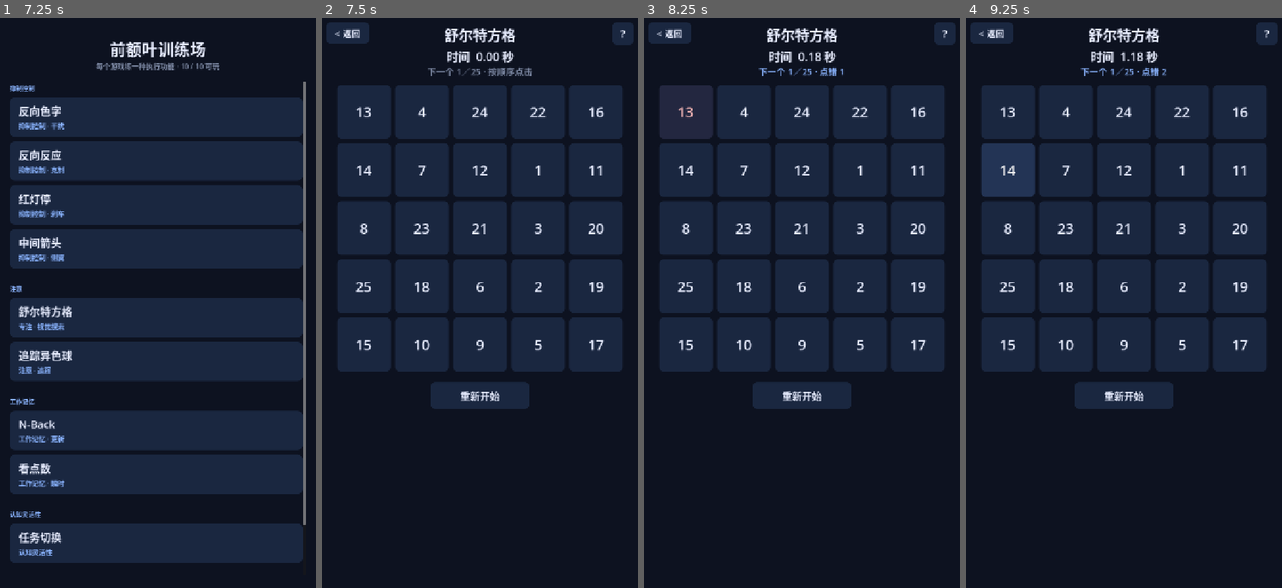
Above: before the commit, frames 1-4 (left to right).
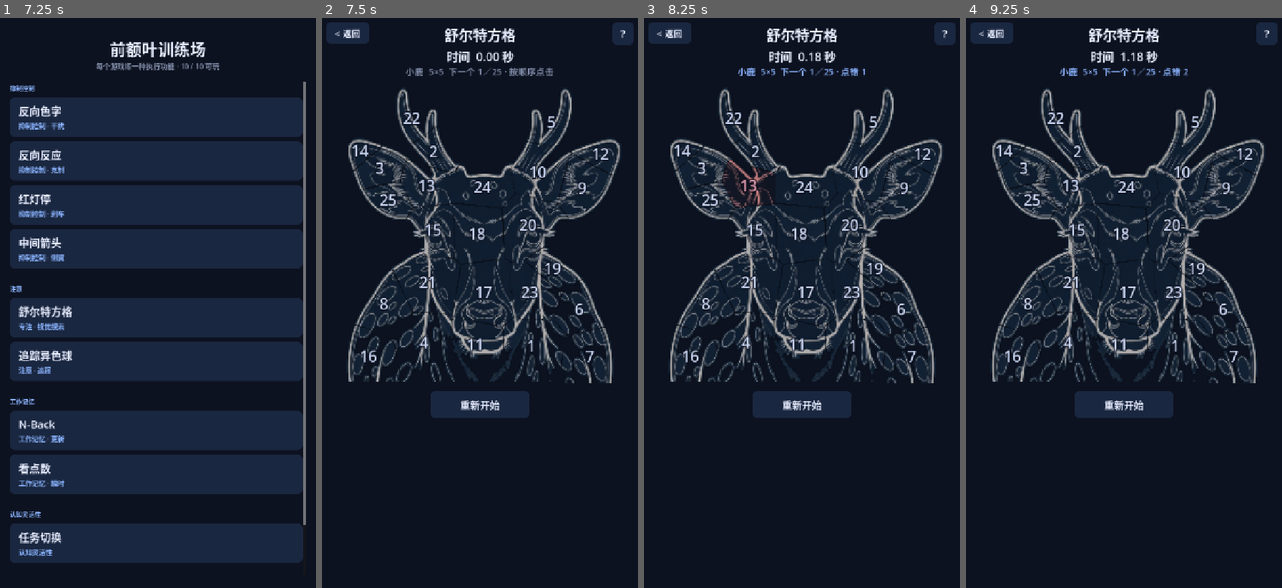
Above: after the commit, the same moments.

Repository: JeffGu98/PrefrontalCortexGame
Game: Godot game, scene res://scenes/Hub.tscn
Same seed, same stepped clock (60 frames per second), same inputs: the game is played once before the commit and once after it.
Inputs (mouse positions are in pixels of both pictures, inside the frame that each line leads up to):
- Up to frame 1 (7.25 s): click (154, 114) at 0.52 s; click "简单" at 1.25 s; click "< 返回" at 2 s; click (154, 160) at 2.77 s; click "< 返回" at 3.5 s; click (154, 206) at 4.27 s; click "< 返回" at 5 s; click (154, 246) at 5.77 s; click "< 返回" at 6.5 s
- Up to frame 2 (7.5 s): click (476, 320) at 7.27 s
- Up to frame 3 (8.25 s): click "13" at 8 s
- Up to frame 4 (9.25 s): click "14" at 8.75 s

Frame 1 is identical in both runs. In frame 2, 28% of the frame differs, in the area x 4-96%, y 8-71%; in frame 3, 29%; in frame 4, 29%.

Commit message:
Add Schulte animal-piece boards and ship 1.1.8.
舒尔特方格改为 5×5→6×6→7×7，每盘抽一张动物线图，沿外轮廓切成不规则块，数字叠在块上，点对揭开。本地记住档位，再进可选继续最新一档或从 5×5 重来。反向色字点选项回弹后清掉按下发灰态，避免手机上卡灰。

Diff:
--- a/project.godot
+++ b/project.godot
@@ -11,7 +11,7 @@
 [application]
 
 config/name="前额叶训练场"
-config/version="1.1.7"
+config/version="1.1.8"
 run/main_scene="res://scenes/Hub.tscn"
 config/features=PackedStringArray("4.7", "Mobile")
 config/icon="res://icon.png"
--- a/scripts/Schulte.gd
+++ b/scripts/Schulte.gd
@@ -1,27 +1,52 @@
 extends "res://scripts/GameBase.gd"
-## 舒尔特方格：5×5 网格随机 1–25，按顺序点，越快越好。
-
-
-const GRID_SIZE := 5
-const CELL_COUNT := GRID_SIZE * GRID_SIZE
+## 舒尔特方格：动物线图沿轮廓切成不规则块，数字叠在块上。
+
+
+const MIN_SIZE := 5
+const MAX_SIZE := 7
 const BEST_PATH := "user://schulte_best.cfg"
-const GAP := 10.0
-const CELL_MAX := 120.0
-const CELL_MIN := 56.0
 const HUD_TOP := 156.0
-const SIDE_MARGIN := 36.0
+const SIDE_MARGIN := 28.0
 const BOTTOM_RESERVE := 108.0
 const RESTART_W := 220.0
 const RESTART_H := 60.0
-
+const NEXT_BOARD_GAP := 0.7
+const MASK_SIZE := 240
+const CRACK := 1.6
+const BG := Color("#0d1220")
+const LINE := Color("#f3ead2")
+const ANIMALS := [
+	{"id": "cat", "name": "猫", "path": "res://assets/schulte/cat.png"},
+	{"id": "dog", "name": "狗", "path": "res://assets/schulte/dog.png"},
+	{"id": "fox", "name": "狐狸", "path": "res://assets/schulte/fox.png"},
+	{"id": "panda", "name": "熊猫", "path": "res://assets/schulte/panda.png"},
+	{"id": "elephant", "name": "大象", "path": "res://assets/schulte/elephant.png"},
+	{"id": "owl", "name": "猫头鹰", "path": "res://assets/schulte/owl.png"},
+	{"id": "tiger", "name": "老虎", "path": "res://assets/schulte/tiger.png"},
+	{"id": "rabbit", "name": "兔子", "path": "res://assets/schulte/rabbit.png"},
+	{"id": "penguin", "name": "企鹅", "path": "res://assets/schulte/penguin.png"},
+	{"id": "deer", "name": "小鹿", "path": "res://assets/schulte/deer.png"},
+]
+
+enum Phase { GATE, PLAY }
+
+var phase := Phase.PLAY
+var grid_size := MIN_SIZE
+var latest_size := MIN_SIZE
 var next_number := 1
 var started := false
 var elapsed := 0.0
 var finished := false
 var mistakes := 0
-var best_time := -1.0
-
-var grid: GridContainer
+var board_id := 0
+var best_times := {5: -1.0, 6: -1.0, 7: -1.0}
+var last_animal_id := ""
+var animal_id := ""
+var animal_name := ""
+var animal_img: Image
+var piece_info: Array = []
+
+var board: Control
 var time_label: Label
 var status_label: Label
 var restart_button: Button
@@ -30,16 +55,19 @@
 
 func _init() -> void:
 	title_text = "舒尔特方格"
-	help_text = "5×5 格子里随机排着 1 到 25。从 1 开始按顺序点，越快越好。\n点错会闪红并计入失误，但不用从头来。\n第一次点击开始计时，点完 25 看用时。"
+	help_text = "每盘抽一张动物线图，沿外轮廓切成不规则小块，数字叠在块上。从 1 开始按顺序点，越快越好。点对揭开这块，点错闪红但不重来。第一次点击开始计时。\n点完 5×5 会上 6×6，再上 7×7，换一张新图。块的位置不会在中途乱动。\n做到哪一档会记住。再进时选继续最新一档，或从 5×5 重来。"
 
 
 func _build_game() -> void:
 	_load_best()
 	_build_hud()
-	_build_grid()
+	_build_board()
 	_build_restart_button()
 	_layout_board()
-	_start_new()
+	if latest_size > MIN_SIZE:
+		_show_gate()
+	else:
+		_start_board(MIN_SIZE)
 
 
 func _build_hud() -> void:
@@ -58,21 +86,10 @@
 	add_child(status_label)
 
 
-func _build_grid() -> void:
-	grid = GridContainer.new()
-	grid.columns = GRID_SIZE
-	grid.add_theme_constant_override("h_separation", int(GAP))
-	grid.add_theme_constant_override("v_separation", int(GAP))
-	add_child(grid)
-
-	for i in range(CELL_COUNT):
-		var btn := Button.new()
-		btn.add_theme_color_override("font_color", Color("#e8edff"))
-		btn.add_theme_color_override("font_disabled_color", Color("#4a6a8f"))
-		_style_cell(btn)
-		btn.pressed.connect(_on_cell_pressed.bind(btn))
-		grid.add_child(btn)
-		cells.append(btn)
+func _build_board() -> void:
+	board = Control.new()
+	board.mouse_filter = Control.MOUSE_FILTER_IGNORE
+	add_child(board)
 
 
 func _build_restart_button() -> void:
@@ -87,93 +104,187 @@
 
 
 func _notification(what: int) -> void:
-	if what == NOTIFICATION_RESIZED and grid != null:
+	if what == NOTIFICATION_RESIZED and board != null:
 		_layout_board()
 
 
 func _layout_board() -> void:
-	var cell := _cell_size()
-	var total := GRID_SIZE * cell + (GRID_SIZE - 1) * GAP
-	var vp := get_viewport_rect().size
-	grid.position = Vector2((vp.x - total) / 2.0, HUD_TOP)
-	grid.size = Vector2(total, total)
-	var font_size := clampi(int(cell * 0.28), 18, 32)
-	for btn in cells:
-		var cell_btn: Button = btn
-		cell_btn.custom_minimum_size = Vector2(cell, cell)
-		cell_btn.add_theme_font_size_override("font_size", font_size)
-	restart_button.position = Vector2((vp.x - RESTART_W) / 2.0, grid.position.y + total + 24.0)
-
-
-func _cell_size() -> float:
 	var vp := get_viewport_rect().size
 	var avail_w := vp.x - SIDE_MARGIN * 2.0
 	var avail_h := vp.y - HUD_TOP - BOTTOM_RESERVE
-	var inner_w := avail_w - GAP * (GRID_SIZE - 1)
-	var inner_h := avail_h - GAP * (GRID_SIZE - 1)
-	var cell := minf(inner_w / GRID_SIZE, inner_h / GRID_SIZE)
-	return clampf(cell, CELL_MIN, CELL_MAX)
-
-
-func _style_cell(btn: Button) -> void:
-	var normal := StyleBoxFlat.new()
-	normal.bg_color = Color("#1a2740")
-	normal.set_corner_radius_all(10)
-	btn.add_theme_stylebox_override("normal", normal)
-
-	var hover := StyleBoxFlat.new()
-	hover.bg_color = Color("#233455")
-	hover.set_corner_radius_all(10)
-	btn.add_theme_stylebox_override("hover", hover)
-
-	var pressed := StyleBoxFlat.new()
-	pressed.bg_color = Color("#152038")
-	pressed.set_corner_radius_all(10)
-	btn.add_theme_stylebox_override("pressed", pressed)
-
-	var disabled := StyleBoxFlat.new()
-	disabled.bg_color = Color("#132034")
-	disabled.set_corner_radius_all(10)
-	btn.add_theme_stylebox_override("disabled", disabled)
+	var side := minf(avail_w, avail_h)
+	board.position = Vector2((vp.x - side) / 2.0, HUD_TOP)
+	board.size = Vector2(side, side)
+	var font_size := clampi(int(side / float(grid_size) * 0.36), 14, 34)
+	var outline := clampi(int(side / float(grid_size) * 0.08), 4, 10)
+	for btn in cells:
+		_layout_piece(btn, font_size, outline)
+	restart_button.position = Vector2((vp.x - RESTART_W) / 2.0, board.position.y + side + 20.0)
+	_layout_progress_gate()
+
+
+func _layout_piece(btn: TextureButton, font_size: int, outline: int) -> void:
+	var uv: Rect2 = btn.get_meta("uv_rect")
+	var centroid: Vector2 = btn.get_meta("centroid")
+	btn.position = uv.position * board.size
+	btn.size = uv.size * board.size
+	var num: Label = btn.get_node("Num")
+	num.add_theme_font_size_override("font_size", font_size)
+	num.add_theme_constant_override("outline_size", outline)
+	var local := (centroid - uv.position) / uv.size
+	num.size = Vector2(font_size * 2.2, font_size * 1.4)
+	num.position = local * btn.size - num.size * 0.5
+
+
+func _cell_count() -> int:
+	return grid_size * grid_size
+
+
+func _size_label(n: int = -1) -> String:
+	if n < 0:
+		n = grid_size
+	return "%d×%d" % [n, n]
+
+
+func _show_gate() -> void:
+	phase = Phase.GATE
+	finished = true
+	started = false
+	board.visible = false
+	restart_button.visible = false
+	_show_progress_gate(
+		"上次做到 %s。\n这一局进最新一档，还是从 5×5 重来？" % _size_label(latest_size),
+		"进入最新一关（%s）" % _size_label(latest_size),
+		"从头开始（5×5）"
+	)
+	status_label.add_theme_color_override("font_color", Color("#7f8ba6"))
+	status_label.text = "选这一局从哪档开始"
+	time_label.text = "时间  —"
+
+
+func _hide_gate() -> void:
+	_hide_progress_gate()
+	board.visible = true
+	restart_button.visible = true
+
+
+func _on_progress_continue() -> void:
+	if phase != Phase.GATE:
+		return
+	_hide_gate()
+	_start_board(latest_size)
+
+
+func _on_progress_fresh() -> void:
+	if phase != Phase.GATE:
+		return
+	latest_size = MIN_SIZE
+	_save_progress()
+	_hide_gate()
+	_start_board(MIN_SIZE)
+
+
+func _pick_animal() -> void:
+	var pool: Array = []
+	for a in ANIMALS:
+		if String(a["id"]) != last_animal_id:
+			pool.append(a)
+	if pool.is_empty():
+		pool = ANIMALS.duplicate()
+	var picked: Dictionary = pool.pick_random()
+	animal_id = String(picked["id"])
+	animal_name = String(picked["name"])
+	last_animal_id = animal_id
+	var tex := load(String(picked["path"])) as Texture2D
+	animal_img = null
+	if tex != null:
+		animal_img = tex.get_image()
+	if animal_img == null:
+		animal_img = Image.create(MASK_SIZE, MASK_SIZE, false, Image.FORMAT_RGBA8)
+		animal_img.fill(BG)
+	else:
+		animal_img.convert(Image.FORMAT_RGBA8)
 
 
 func _start_new() -> void:
+	if phase == Phase.GATE:
+		return
+	if finished and grid_size < MAX_SIZE:
+		_start_board(grid_size + 1)
+	else:
+		_start_board(grid_size)
+
+
+func _start_board(size: int) -> void:
+	phase = Phase.PLAY
+	board_id += 1
+	grid_size = clampi(size, MIN_SIZE, MAX_SIZE)
 	next_number = 1
 	started = false
 	elapsed = 0.0
 	finished = false
 	mistakes = 0
 	time_label.text = "时间  0.00 秒"
-	_reset_grid()
+	_hide_gate()
+	_pick_animal()
+	_shatter()
+	_rebuild_cells()
+	_layout_board()
+	_remember_level()
 	_refresh_status()
 
 
-func _reset_grid() -> void:
-	var numbers := []
-	for i in range(1, CELL_COUNT + 1):
+func _clear_board() -> void:
+	for child in board.get_children():
+		board.remove_child(child)
+		child.free()
+	cells.clear()
+
+
+func _rebuild_cells() -> void:
+	_clear_board()
+	var numbers: Array = []
+	for i in range(1, _cell_count() + 1):
 		numbers.append(i)
 	numbers.shuffle()
-
-	for i in range(CELL_COUNT):
-		var btn: Button = cells[i]
-		btn.text = str(numbers[i])
+	for i in range(piece_info.size()):
+		var info: Dictionary = piece_info[i]
+		var btn := TextureButton.new()
+		btn.ignore_texture_size = true
+		btn.stretch_mode = TextureButton.STRETCH_SCALE
+		btn.texture_normal = info["tex"]
+		btn.texture_click_mask = info["mask"]
+		btn.focus_mode = Control.FOCUS_NONE
+		btn.modulate = Color(0.82, 0.86, 0.94)
 		btn.set_meta("num", numbers[i])
-		btn.disabled = false
-		btn.modulate = Color.WHITE
-		btn.scale = Vector2.ONE
-
-
-func _on_cell_pressed(btn: Button) -> void:
-	if finished:
+		btn.set_meta("done", false)
+		btn.set_meta("uv_rect", info["uv_rect"])
+		btn.set_meta("centroid", info["centroid"])
+		btn.pressed.connect(_on_cell_pressed.bind(btn))
+		var num := Label.new()
+		num.name = "Num"
+		num.horizontal_alignment = HORIZONTAL_ALIGNMENT_CENTER
+		num.vertical_alignment = VERTICAL_ALIGNMENT_CENTER
+		num.mouse_filter = Control.MOUSE_FILTER_IGNORE
+		num.add_theme_color_override("font_color", Color("#f4f7ff"))
+		num.add_theme_color_override("font_outline_color", Color("#0d1220"))
+		num.add_theme_constant_override("outline_size", 8)
+		num.text = str(numbers[i])
+		btn.add_child(num)
+		board.add_child(btn)
+		cells.append(btn)
+
+
+func _on_cell_pressed(btn: TextureButton) -> void:
+	if phase != Phase.PLAY or finished or bool(btn.get_meta("done")):
 		return
 	if not started:
 		started = true
-
 	var number: int = btn.get_meta("num")
 	if number == next_number:
 		next_number += 1
 		_mark_correct(btn)
-		if next_number > CELL_COUNT:
+		if next_number > _cell_count():
 			_finish()
 		else:
 			_refresh_status()
@@ -183,68 +294,328 @@
 		_refresh_status()
 
 
-func _mark_correct(btn: Button) -> void:
-	btn.disabled = true
-	btn.modulate = Color("#4ade80")
+func _mark_correct(btn: TextureButton) -> void:
+	btn.set_meta("done", true)
+	btn.get_node("Num").visible = false
 	btn.pivot_offset = btn.size * 0.5
-	btn.scale = Vector2(1.12, 1.12)
+	btn.scale = Vector2(1.06, 1.06)
 	var tween := create_tween()
 	tween.set_parallel(true)
-	tween.tween_property(btn, "modulate", Color(0.55, 0.85, 0.7), 0.45)
+	tween.tween_property(btn, "modulate", Color.WHITE, 0.22)
 	tween.tween_property(btn, "scale", Vector2.ONE, 0.18).set_trans(Tween.TRANS_BACK)
 
 
-func _flash_wrong(btn: Button) -> void:
-	btn.modulate = Color(1.0, 0.35, 0.35)
+func _flash_wrong(btn: TextureButton) -> void:
 	var tween := create_tween()
-	tween.tween_property(btn, "modulate", Color.WHITE, 0.3)
+	tween.tween_property(btn, "modulate", Color(1.0, 0.4, 0.45), 0.05)
+	tween.tween_property(btn, "modulate", Color(0.82, 0.86, 0.94), 0.28)
 
 
 func _process(delta: float) -> void:
-	if started and not finished:
-		elapsed += delta
-		time_label.text = "时间  %.2f 秒" % elapsed
+	if phase != Phase.PLAY or not started or finished:
+		return
+	elapsed += delta
+	time_label.text = "时间  %.2f 秒" % elapsed
 
 
 func _finish() -> void:
 	finished = true
-	var is_best := best_time < 0.0 or elapsed < best_time
-	if is_best:
-		best_time = elapsed
-		_save_best()
-	var suffix := " · 新纪录！" if is_best else ""
-	status_label.text = "完成！%.2f 秒（点错 %d 次）%s" % [elapsed, mistakes, suffix]
+	started = false
+	var is_best := _record_best()
+	var suffix := " · 新纪录" if is_best else ""
+	status_label.text = "%s %s 完成 %.2f 秒（点错 %d）%s" % [animal_name, _size_label(), elapsed, mistakes, suffix]
 	status_label.add_theme_color_override("font_color", Color("#ffd75d") if is_best else Color("#4ade80"))
-	_burst_feedback("完成！", Color("#ffd75d") if is_best else Color("#4ade80"))
+	if grid_size < MAX_SIZE:
+		var nxt := grid_size + 1
+		latest_size = nxt
+		_save_progress()
+		_burst_feedback(animal_name, Color("#ffd75d") if is_best else Color("#4ade80"))
+		var id := board_id
+		await get_tree().create_timer(NEXT_BOARD_GAP).timeout
+		if not is_inside_tree() or id != board_id or phase != Phase.PLAY:
+			return
+		_start_board(nxt)
+	else:
+		_save_progress()
+		_burst_feedback(animal_name, Color("#ffd75d") if is_best else Color("#4ade80"))
 
 
 func _refresh_status() -> void:
-	if finished:
+	if finished or phase != Phase.PLAY:
 		return
 	if not started:
 		status_label.add_theme_color_override("font_color", Color("#7f8ba6"))
 		status_label.text = _idle_text()
 		return
 	status_label.add_theme_color_override("font_color", Color("#8ab4ff"))
+	var body := "%s  %s  下一个 %d／%d" % [animal_name, _size_label(), next_number, _cell_count()]
 	if mistakes > 0:
-		status_label.text = "下一个 %d／%d · 点错 %d" % [next_number, CELL_COUNT, mistakes]
-	else:
-		status_label.text = "下一个 %d／%d" % [next_number, CELL_COUNT]
+		body += " · 点错 %d" % mistakes
+	status_label.text = body
 
 
 func _idle_text() -> String:
-	if best_time > 0.0:
-		return "下一个 1／25 · 最佳 %.2f 秒" % best_time
-	return "下一个 1／25 · 按顺序点击"
+	var best: float = best_times.get(grid_size, -1.0)
+	var head := "%s  %s  下一个 1／%d" % [animal_name, _size_label(), _cell_count()]
+	if best > 0.0:
+		return "%s · 最佳 %.2f 秒" % [head, best]
+	return "%s · 按顺序点击" % head
+
+
+func _record_best() -> bool:
+	var prev: float = best_times.get(grid_size, -1.0)
+	var is_best := prev < 0.0 or elapsed < prev
+	if is_best:
+		best_times[grid_size] = elapsed
+		_save_progress()
+	return is_best
+
+
+func _remember_level() -> void:
+	latest_size = clampi(maxi(latest_size, grid_size), MIN_SIZE, MAX_SIZE)
+	_save_progress()
 
 
 func _load_best() -> void:
 	var config := ConfigFile.new()
 	if config.load(BEST_PATH) == OK:
-		best_time = float(config.get_value("best", "time", -1.0))
-
-
-func _save_best() -> void:
+		var legacy := float(config.get_value("best", "time", -1.0))
+		best_times[5] = float(config.get_value("best", "time_5", legacy))
+		best_times[6] = float(config.get_value("best", "time_6", -1.0))
+		best_times[7] = float(config.get_value("best", "time_7", -1.0))
+		latest_size = clampi(int(config.get_value("best", "size", MIN_SIZE)), MIN_SIZE, MAX_SIZE)
+
+
+func _save_progress() -> void:
 	var config := ConfigFile.new()
-	config.set_value("best", "time", best_time)
+	config.set_value("best", "time", best_times.get(5, -1.0))
+	config.set_value("best", "time_5", best_times.get(5, -1.0))
+	config.set_value("best", "time_6", best_times.get(6, -1.0))
+	config.set_value("best", "time_7", best_times.get(7, -1.0))
+	config.set_value("best", "size", clampi(latest_size, MIN_SIZE, MAX_SIZE))
 	config.save(BEST_PATH)
+
+
+func _shatter() -> void:
+	piece_info.clear()
+	if animal_img == null:
+		return
+	var src := animal_img.duplicate()
+	src.convert(Image.FORMAT_RGBA8)
+	src.resize(MASK_SIZE, MASK_SIZE, Image.INTERPOLATE_BILINEAR)
+	var inside := _silhouette(src)
+	var n := grid_size
+	var count := n * n
+	var sites := _place_sites(inside, n)
+	var labels := PackedInt32Array()
+	labels.resize(MASK_SIZE * MASK_SIZE)
+	labels.fill(-1)
+	_assign_voronoi(inside, sites, labels)
+	_lloyd(inside, sites, labels)
+	_assign_voronoi(inside, sites, labels)
+	var crack2 := CRACK * CRACK
+	var mins: Array[Vector2i] = []
+	var maxs: Array[Vector2i] = []
+	var sums: Array[Vector2] = []
+	var area: PackedInt32Array = PackedInt32Array()
+	area.resize(count)
+	for i in range(count):
+		mins.append(Vector2i(MASK_SIZE, MASK_SIZE))
+		maxs.append(Vector2i(-1, -1))
+		sums.append(Vector2.ZERO)
+	for y in range(MASK_SIZE):
+		for x in range(MASK_SIZE):
+			var idx := y * MASK_SIZE + x
+			if not inside[idx]:
+				continue
+			var lab := labels[idx]
+			if lab < 0:
+				continue
+			var best_d := _dist2(Vector2(x, y), sites[lab])
+			var second := INF
+			for j in range(count):
+				if j == lab:
+					continue
+				var d := _dist2(Vector2(x, y), sites[j])
+				if d < second:
+					second = d
+			if second - best_d < crack2:
+				labels[idx] = -1
+				continue
+			area[lab] += 1
+			sums[lab] += Vector2(x, y)
+			mins[lab] = Vector2i(mini(mins[lab].x, x), mini(mins[lab].y, y))
+			maxs[lab] = Vector2i(maxi(maxs[lab].x, x), maxi(maxs[lab].y, y))
+	for i in range(count):
+		if area[i] <= 0:
+			var p: Vector2 = sites[i]
+			var px := clampi(int(p.x), 0, MASK_SIZE - 1)
+			var py := clampi(int(p.y), 0, MASK_SIZE - 1)
+			mins[i] = Vector2i(maxi(px - 4, 0), maxi(py - 4, 0))
+			maxs[i] = Vector2i(mini(px + 4, MASK_SIZE - 1), mini(py + 4, MASK_SIZE - 1))
+			sums[i] = Vector2(px, py)
+			area[i] = 1
+		var x0: int = mins[i].x
+		var y0: int = mins[i].y
+		var w: int = maxi(maxs[i].x - x0 + 1, 1)
+		var h: int = maxi(maxs[i].y - y0 + 1, 1)
+		var piece := Image.create(w, h, false, Image.FORMAT_RGBA8)
+		piece.fill(Color(0, 0, 0, 0))
+		for y in range(y0, y0 + h):
+			for x in range(x0, x0 + w):
+				if labels[y * MASK_SIZE + x] != i:
+					continue
+				var c: Color = src.get_pixel(x, y)
+				c.a = 1.0
+				piece.set_pixel(x - x0, y - y0, c)
+		var tex := ImageTexture.create_from_image(piece)
+		var bm := BitMap.new()
+		bm.create_from_image_alpha(piece, 0.12)
+		var scale := 1.0 / float(MASK_SIZE)
+		var centroid := sums[i] / float(area[i])
+		piece_info.append({
+			"tex": tex,
+			"mask": bm,
+			"uv_rect": Rect2(Vector2(x0, y0) * scale, Vector2(w, h) * scale),
+			"centroid": centroid * scale,
+		})
+
+
+func _silhouette(src: Image) -> PackedByteArray:
+	var w := MASK_SIZE
+	var total := w * w
+	var wall := PackedByteArray()
+	wall.resize(total)
+	for y in range(w):
+		for x in range(w):
+			var c: Color = src.get_pixel(x, y)
+			var d := absf(c.r - BG.r) + absf(c.g - BG.g) + absf(c.b - BG.b)
+			wall[y * w + x] = 1 if d > 0.28 else 0
+	var dilated := PackedByteArray()
+	dilated.resize(total)
+	for y in range(w):
+		for x in range(w):
+			var on := 0
+			for oy in range(-1, 2):
+				for ox in range(-1, 2):
+					var nx := x + ox
+					var ny := y + oy
+					if nx < 0 or ny < 0 or nx >= w or ny >= w:
+						continue
+					if wall[ny * w + nx] == 1:
+						on = 1
+						break
+				if on == 1:
+					break
+			dilated[y * w + x] = on
+	var exterior := PackedByteArray()
+	exterior.resize(total)
+	var q: Array[int] = []
+	for x in range(w):
+		_try_flood(dilated, exterior, q, x, 0)
+		_try_flood(dilated, exterior, q, x, w - 1)
+	for y in range(w):
+		_try_flood(dilated, exterior, q, 0, y)
+		_try_flood(dilated, exterior, q, w - 1, y)
+	var head := 0
+	while head < q.size():
+		var i: int = q[head]
+		head += 1
+		var x := i % w
+		var y := int(i / w)
+		_try_flood(dilated, exterior, q, x - 1, y)
+		_try_flood(dilated, exterior, q, x + 1, y)
+		_try_flood(dilated, exterior, q, x, y - 1)
+		_try_flood(dilated, exterior, q, x, y + 1)
+	var inside := PackedByteArray()
+	inside.resize(total)
+	for i in range(total):
+		inside[i] = 0 if exterior[i] == 1 else 1
+	return inside
+
+
+func _try_flood(wall: PackedByteArray, exterior: PackedByteArray, q: Array[int], x: int, y: int) -> void:
+	if x < 0 or y < 0 or x >= MASK_SIZE or y >= MASK_SIZE:
+		return
+	var i := y * MASK_SIZE + x
+	if wall[i] == 1 or exterior[i] == 1:
+		return
+	exterior[i] = 1
+	q.append(i)
+
+
+func _place_sites(inside: PackedByteArray, n: int) -> PackedVector2Array:
+	var sites := PackedVector2Array()
+	sites.resize(n * n)
+	for row in range(n):
+		for col in range(n):
+			var gx := (col + 0.5 + randf_range(-0.18, 0.18)) / float(n) * MASK_SIZE
+			var gy := (row + 0.5 + randf_range(-0.18, 0.18)) / float(n) * MASK_SIZE
+			var p := _nearest_inside(inside, Vector2(gx, gy))
+			sites[row * n + col] = p
+	return sites
+
+
+func _nearest_inside(inside: PackedByteArray, p: Vector2) -> Vector2:
+	var x0 := clampi(int(p.x), 0, MASK_SIZE - 1)
+	var y0 := clampi(int(p.y), 0, MASK_SIZE - 1)
+	if inside[y0 * MASK_SIZE + x0] == 1:
+		return Vector2(x0, y0)
+	for r in range(1, MASK_SIZE):
+		for oy in range(-r, r + 1):
+			for ox in range(-r, r + 1):
+				if maxi(absi(ox), absi(oy)) != r:
+					continue
+				var x := x0 + ox
+				var y := y0 + oy
+				if x < 0 or y < 0 or x >= MASK_SIZE or y >= MASK_SIZE:
+					continue
+				if inside[y * MASK_SIZE + x] == 1:
+					return Vector2(x, y)
+	return Vector2(MASK_SIZE * 0.5, MASK_SIZE * 0.5)
+
+
+func _assign_voronoi(inside: PackedByteArray, sites: PackedVector2Array, labels: PackedInt32Array) -> void:
+	var count := sites.size()
+	for y in range(MASK_SIZE):
+		for x in range(MASK_SIZE):
+			var idx := y * MASK_SIZE + x
+			if inside[idx] == 0:
+				labels[idx] = -1
+				continue
+			var best := 0
+			var best_d := INF
+			var px := float(x)
+			var py := float(y)
+			for i in range(count):
+				var d := _dist2(Vector2(px, py), sites[i])
+				if d < best_d:
+					best_d = d
+					best = i
+			labels[idx] = best
+
+
+func _lloyd(inside: PackedByteArray, sites: PackedVector2Array, labels: PackedInt32Array) -> void:
+	var count := sites.size()
+	var sums: Array[Vector2] = []
+	var area := PackedInt32Array()
+	area.resize(count)
+	sums.resize(count)
+	for i in range(count):
+		sums[i] = Vector2.ZERO
+	for y in range(MASK_SIZE):
+		for x in range(MASK_SIZE):
+			var lab := labels[y * MASK_SIZE + x]
+			if lab < 0:
+				continue
+			sums[lab] += Vector2(x, y)
+			area[lab] += 1
+	for i in range(count):
+		if area[i] > 0:
+			sites[i] = sums[i] / float(area[i])
+
+
+func _dist2(a: Vector2, b: Vector2) -> float:
+	var dx := a.x - b.x
+	var dy := a.y - b.y
+	return dx * dx + dy * dy
--- a/scripts/Stroop.gd
+++ b/scripts/Stroop.gd
@@ -138,6 +138,8 @@
 		btn.size = Vector2(btn_w, btn_h)
 		btn.pivot_offset = Vector2(btn_w, btn_h) * 0.5
 		btn.focus_mode = Control.FOCUS_NONE
+		btn.action_mode = BaseButton.ACTION_MODE_BUTTON_RELEASE
+		btn.keep_pressed_outside = false
 		btn.add_theme_font_size_override("font_size", 44)
 		btn.add_theme_color_override("font_color", EASY_INK)
 		btn.pressed.connect(_on_button_pressed.bind(btn))
@@ -235,6 +237,37 @@
 	return idx
 
 
+func _paint_choice(btn: Button, bg: Color) -> void:
+	var box := _make_flat(bg)
+	btn.add_theme_stylebox_override("normal", box)
+	btn.add_theme_stylebox_override("hover", box)
+	btn.add_theme_stylebox_override("pressed", box)
+	btn.add_theme_stylebox_override("hover_pressed", box)
+	btn.add_theme_stylebox_override("focus", box)
+	btn.add_theme_stylebox_override("disabled", box)
+	btn.set_meta("idle_bg", bg)
+
+
+func _clear_choice_press(btn: Button) -> void:
+	btn.set_pressed_no_signal(false)
+	btn.release_focus()
+	btn.notification(Control.NOTIFICATION_MOUSE_EXIT)
+	btn.notification(Control.NOTIFICATION_MOUSE_EXIT_SELF)
+	btn.mouse_filter = Control.MOUSE_FILTER_IGNORE
+	var bg: Color = btn.get_meta("idle_bg", EASY_BG)
+	_paint_choice(btn, bg)
+	btn.modulate = Color.WHITE
+
+
+func _set_choices_clickable(on: bool) -> void:
+	for btn in color_buttons:
+		btn.set_pressed_no_signal(false)
+		btn.release_focus()
+		btn.notification(Control.NOTIFICATION_MOUSE_EXIT)
+		btn.notification(Control.NOTIFICATION_MOUSE_EXIT_SELF)
+		btn.mouse_filter = Control.MOUSE_FILTER_STOP if on else Control.MOUSE_FILTER_IGNORE
+
+
 func _refresh_choices() -> void:
 	var names: Array[int] = []
 	for i in range(COLORS.size()):
@@ -244,15 +277,14 @@
 	for i in range(color_buttons.size()):
 		var btn := color_buttons[i]
 		var name_idx: int = names[i]
-		btn.modulate = Color.WHITE
 		btn.scale = Vector2.ONE
-		btn.set_pressed_no_signal(false)
 		btn.text = COLORS[name_idx]["name"]
 		btn.add_theme_color_override("font_color", EASY_INK)
 		if easy_mode:
-			_style_button(btn, EASY_BG)
+			_paint_choice(btn, EASY_BG)
 		else:
-			_style_button(btn, COLORS[bgs[name_idx]]["color"])
+			_paint_choice(btn, COLORS[bgs[name_idx]]["color"])
+	_set_choices_clickable(true)
 
 
 func _new_trial() -> void:
@@ -284,6 +316,7 @@
 	if game_over or waiting or phase != Phase.PLAY:
 		return
 	waiting = true
+	_set_choices_clickable(false)
 	_press_bounce(btn)
 	if color_name == correct_color:
 		streak += 1
@@ -324,12 +357,11 @@
 
 
 func _press_bounce(btn: Button) -> void:
-	btn.release_focus()
-	btn.set_pressed_no_signal(false)
+	_clear_choice_press(btn)
 	btn.pivot_offset = btn.size * 0.5
-	btn.scale = Vector2(0.92, 0.92)
+	btn.scale = Vector2(0.88, 0.88)
 	var tw := create_tween()
-	tw.tween_property(btn, "scale", Vector2.ONE, 0.2).set_trans(Tween.TRANS_BACK).set_ease(Tween.EASE_OUT)
+	tw.tween_property(btn, "scale", Vector2.ONE, 0.22).set_trans(Tween.TRANS_BACK).set_ease(Tween.EASE_OUT)
 
 
 func _flash_wrong(btn: Button) -> void:
Binary file added: assets/schulte/cat.png
Not shown, added: assets/schulte/cat.png.import
Binary file added: assets/schulte/deer.png
Not shown, added: assets/schulte/deer.png.import
Binary file added: assets/schulte/dog.png
Not shown, added: assets/schulte/dog.png.import
Binary file added: assets/schulte/elephant.png
Not shown, added: assets/schulte/elephant.png.import
Binary file added: assets/schulte/fox.png
Not shown, added: assets/schulte/fox.png.import
Binary file added: assets/schulte/owl.png
Not shown, added: assets/schulte/owl.png.import
(and 11 more such lines)
